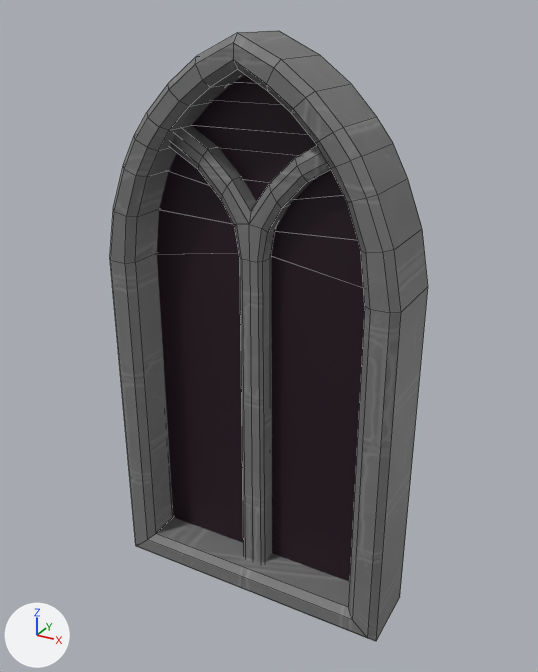
Before and after pictures for a commit that changed the FBX model Assets/WK_Pack/Meshs/Window_01_A.fbx.
Before and after are seen from a 50 mm camera at (1.48, -2.62, 3.41) aimed at (0.03, 0.03, 2.08). Every picture has the same lights, and +X, +Y and +Z are marked at lower left. The older version comes first. Mesh edges are drawn as thin lines.

The older version as bpy lines, for what is in view:
```python
me_plane_019 = bpy.data.meshes.new('Plane.019')
me_plane_019.from_pydata(...)  # 286 vertices, 274 faces; spans x -0.68..0.68, y -0.19..0.19, z 0.78..3.33
# faces by material slot: [214, 60]
me_plane_019.materials.append(mat_material_01)  # picture img_brick_01_png
me_plane_019.materials.append(mat_material_02)  # black #1f0818
ob_window_01_b = bpy.data.objects.new('Window_01_B', me_plane_019)
ob_window_01_b.location = (0.0, 0.0, 0.0)
```
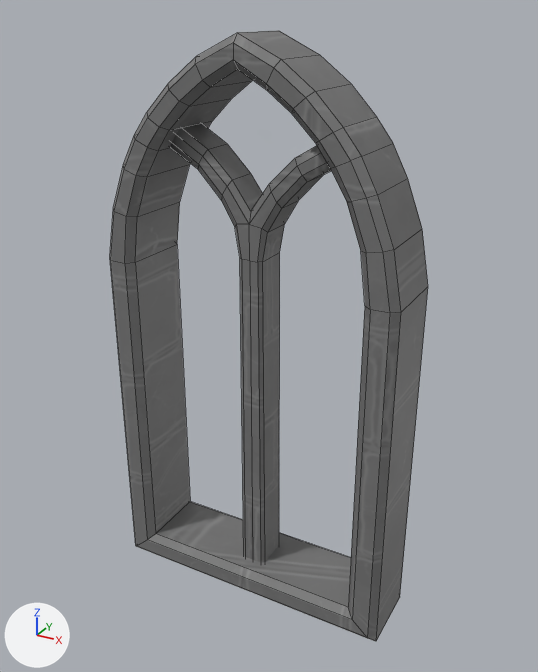
The change, as JSON lines over the scene's bpy script:
```json
{"block": "me_plane_019", "where": "# used by ob_window_01_b; location = (0.0, 0.0, 0.0)"}
{"op": "remove", "block": "me_plane_019", "code": "me_plane_019.from_pydata(...)  # 286 vertices, 274 faces; spans x -0.68..0.68, y -0.19..0.19, z 0.78..3.33"}
{"op": "add", "block": "me_plane_019", "code": "me_plane_019.from_pydata(...)  # 242 vertices, 214 faces; spans x -0.68..0.68, y -0.19..0.19, z 0.78..3.33"}
{"block": "me_plane_019", "change": "me_plane_019 part 1: the loose piece of 24 vertices spanning x -0.34..0.34, y 0.0, z 2.64..3.22 is deleted"}
{"block": "me_plane_019", "change": "me_plane_019 part 2"}
{"block": "me_plane_019", "change": "20 vertices are removed from x -0.55..0.15, y 0.0, z 0.9..2.9"}
{"block": "me_plane_019", "change": "36 faces are deleted"}
{"op": "remove", "block": "me_plane_019", "code": "me_plane_019.materials.append(mat_material_02)  # black #1f0818"}
```

Pixel boxes [x1, y1, x2, y2] of what changed, in the pictures (538 x 672 px):
```json
{"part": 1, "of": "me_plane_019", "change": "deleted", "before": [192, 75, 317, 202], "on screen": "black"}
{"part": 2, "of": "me_plane_019", "change": "deleted", "before": [157, 153, 365, 582], "on screen": "black"}
```
